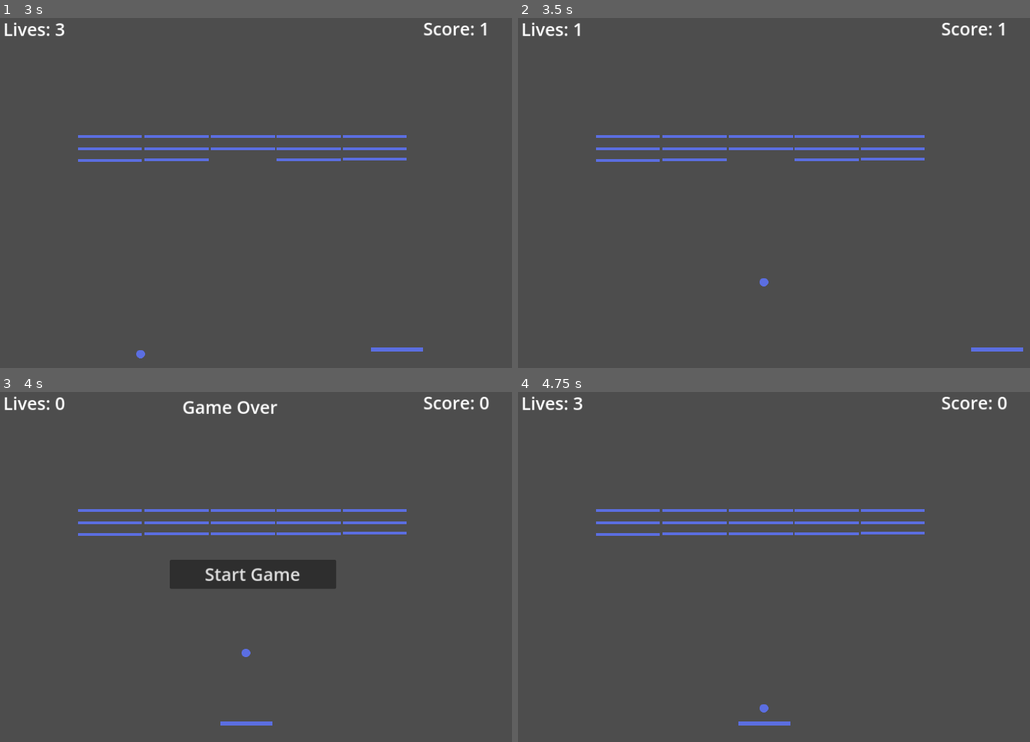
Above: before the commit, frames 1-4 (two rows, left to right).
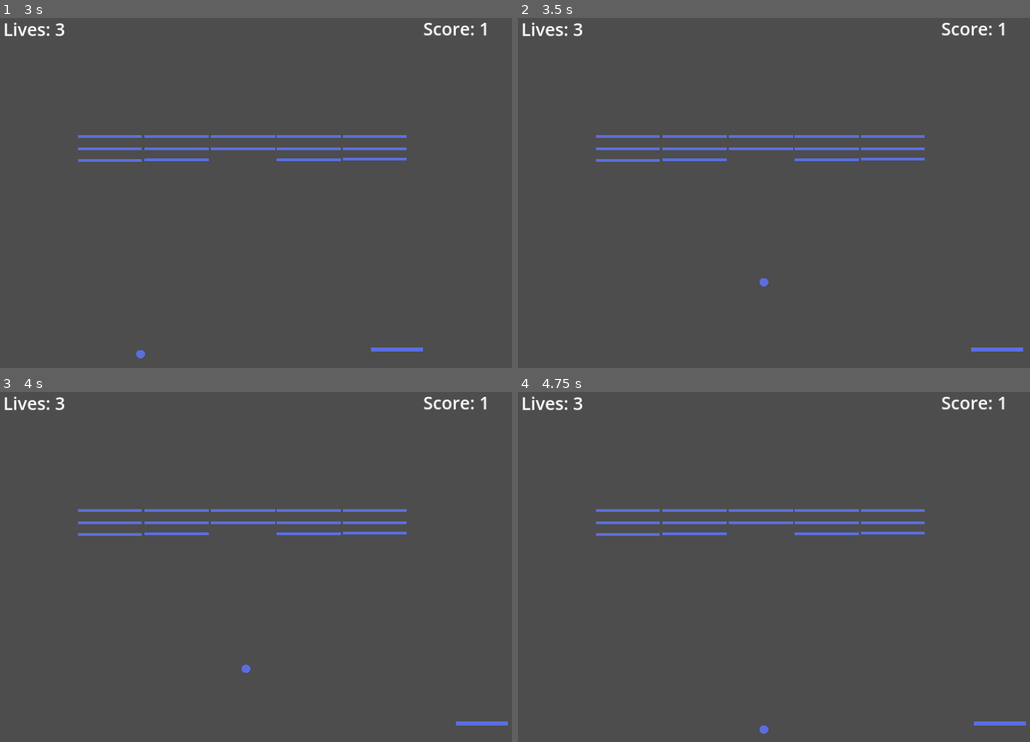
Above: after the commit, the same moments.

Repository: Dripcoding/godot-breakout2d
Game: Godot game, scene res://scenes/main.tscn
Same seed, same stepped clock (60 frames per second), same inputs: the game is played once before the commit and once after it.
Inputs (mouse positions are in pixels of both pictures, inside the frame that each line leads up to):
- Up to frame 1 (3 s): click "Start Game" at 0.5 s; tap Enter at 1.25 s; move the mouse to (368, 182) at 1.27 s; hold Right (move_right) 1.28-2 s; tap R (resume) at 1.35 s; click (368, 182) at 1.42 s; drag from (138, 221) to (outside the picture) at 2.02 s; tap Space at 2.75 s; move the mouse to (302, 116) at 2.77 s; hold Right (move_right) from 2.78 s (still down); hold Shift from 2.78 s (still down)
- Up to frame 2 (3.5 s): keep holding Right (move_right); keep holding Shift; tap R (resume) at 3.05 s
- Up to frame 3 (4 s): release Right (move_right) at 3.5 s; release Shift at 3.5 s; drag from (220, 654) to (81, 518) at 3.52 s
- Up to frame 4 (4.75 s): click (768, 574) at 4.25 s, where only the run before the commit has a clickable "Start Game"

Frame 1 is identical in both runs. In frame 2, less than 0.1% of the frame differs, in the area x 10-13%, y 1-6%; in frame 3, 3.4%, in the area x 10-100%, y 1-96%; in frame 4, 0.5%.

Commit message:
refactor

Diff:
--- a/code/ball_states/game_ready_state.gd
+++ b/code/ball_states/game_ready_state.gd
@@ -11,7 +11,9 @@
 
 func handle_physics(state: PhysicsDirectBodyState2D) -> void:
 	if state.linear_velocity == Vector2.ZERO:
-		ball_context.set_global_position(Vector2(get_ball_context().get_position().x, get_ball_context().get_position().y))
+		ball_context.set_global_position(
+			Vector2(get_ball_context().get_position().x, get_ball_context().get_position().y)
+		)
 		state.linear_velocity = Vector2(0, 350)
 	state.linear_velocity = state.linear_velocity.normalized() * get_speed()
 
@@ -19,5 +21,6 @@
 func get_speed() -> float:
 	return speed
 
+
 func get_ball_context() -> Ball:
 	return ball_context
--- a/code/hud.gd
+++ b/code/hud.gd
@@ -1,12 +1,9 @@
 extends CanvasLayer
-
 
 signal game_over
 signal game_start
 
-
 @export var player_lives: int = 3
-
 
 var score: int = 0
 
@@ -17,12 +14,12 @@
 
 func _on_ball_score() -> void:
 	score += 1
-	$ScoreLabel.text = 'Score: ' + str(score)
+	$ScoreLabel.text = "Score: " + str(score)
 
 
-func _on_ball_out_of_bounds(body:Node2D) -> void:
+func _on_ball_out_of_bounds() -> void:
 	player_lives -= 1
-	$PlayerLivesLabel.text = 'Lives: ' + str(player_lives)
+	$PlayerLivesLabel.text = "Lives: " + str(player_lives)
 
 	if player_lives == 0:
 		game_over.emit()
@@ -31,7 +28,7 @@
 func on_game_over() -> void:
 	$GameOverLabel.show()
 	$StartGameBtn.show()
-	$ScoreLabel.text = 'Score: 0'
+	$ScoreLabel.text = "Score: 0"
 
 
 func _on_start_game_btn_pressed():
@@ -45,7 +42,7 @@
 func on_game_start() -> void:
 	score = 0
 	player_lives = 3
-	$PlayerLivesLabel.text = 'Lives: ' + str(player_lives)
-	$ScoreLabel.text = 'Score: ' + str(score)
+	$PlayerLivesLabel.text = "Lives: " + str(player_lives)
+	$ScoreLabel.text = "Score: " + str(score)
 	$StartGameBtn.hide()
 	$GameOverLabel.hide()
--- a/code/main.gd
+++ b/code/main.gd
@@ -1,47 +1,48 @@
 extends Node
 
-@onready var is_game_over = false;
-@onready var has_game_started = false;
+@onready var is_game_over = false
+@onready var has_game_started = false
+
 
 func _ready() -> void:
 	get_tree().paused = true
 
 
 func _process(delta) -> void:
-	if Input.is_action_pressed('pause'):
+	if Input.is_action_pressed("pause"):
 		pause_game()
-	elif Input.is_action_just_pressed('resume'):
+	elif Input.is_action_just_pressed("resume"):
 		resume_game()
-	elif Input.is_action_just_pressed('quit'):
+	elif Input.is_action_just_pressed("quit"):
 		quit_game()
 
 
 func pause_game() -> void:
 	get_tree().paused = true
-	propagate_call('pause')
+	propagate_call("pause")
 
 
 func resume_game() -> void:
 	if has_game_started and not is_game_over:
 		get_tree().paused = false
-	propagate_call('resume')
+	propagate_call("resume")
 
 
 func quit_game() -> void:
 	has_game_started = false
 	is_game_over = true
 	get_tree().paused = true
-	propagate_call('quit')
+	propagate_call("quit")
 
 
 func _on_game_over() -> void:
 	is_game_over = true
 	get_tree().paused = true
-	propagate_call('on_game_over')
+	propagate_call("on_game_over")
 
 
 func _on_game_start():
 	has_game_started = true
 	is_game_over = false
 	get_tree().paused = false
-	propagate_call('on_game_start')
+	propagate_call("on_game_start")
--- a/scenes/ball.tscn
+++ b/scenes/ball.tscn
@@ -19,6 +19,12 @@
 contact_monitor = true
 linear_velocity = Vector2(0, 350)
 script = ExtResource("1_wak5b")
+brick_collision_rotation = null
+player_collision_rotation = null
+wall_collision_rotation = null
+normal_velocity = null
+position_x_initial = null
+position_y_initial = null
 
 [node name="Sprite2D" type="Sprite2D" parent="."]
 texture = ExtResource("2_w5ual")
--- a/test/integration/test_main_integration.gd
+++ b/test/integration/test_main_integration.gd
@@ -15,7 +15,8 @@
 
 	for brick in brick_grid.bricks:
 		brick.free()
-	main.free()
+
+	add_child_autofree(main)
 	assert_no_new_orphans()
 
 
@@ -243,7 +244,7 @@
 
 func collide_with_brick(brick) -> void:
 	var ball = get_node("Main/Ball")
-	ball._on_body_entered(brick)
+	ball.emit_signal("body_entered", brick)
 
 
 func collide_with_out_of_bounds_area() -> void:
--- a/test/unit/test_ball.gd
+++ b/test/unit/test_ball.gd
@@ -10,7 +10,8 @@
 
 func after_each():
 	var ball = get_node("Ball")
-	ball.free()
+	autoqfree(ball)
+	assert_no_new_orphans()
 
 
 func test_ball_exists():
@@ -60,7 +61,7 @@
 	var brick = Node2D.new()
 	brick.add_to_group("brick")
 	watch_signals(ball)
-	ball._on_body_entered(brick)
+	ball.emit_signal("body_entered", brick)
 	assert_signal_emitted(ball, "score")
 	assert_signal_emit_count(ball, "score", 1)
 	brick.free()
@@ -69,12 +70,15 @@
 func test_ball_collides_with_wall():
 	var ball = get_node("Ball")
 	var wall = Node2D.new()
+	var brick = Node2D.new()
+
 	wall.add_to_group("wall")
-	ball._on_body_entered(wall)
+	ball.emit_signal("body_entered", wall)
 	assert_eq(
 		ball.ball_state, ball.wall_state, "Ball state is not wall_state after colliding with a wall"
 	)
 	wall.free()
+	brick.free()
 
 
 func test_ball_out_of_bounds():
@@ -86,7 +90,7 @@
 		ball.out_of_bounds_state,
 		"Ball state is not out_of_bounds_state after going out of bounds"
 	)
-	body.free()
+	autoqfree(body)
 
 
 func test_ball_pause():
--- a/test/unit/test_brick_grid.gd
+++ b/test/unit/test_brick_grid.gd
@@ -10,7 +10,8 @@
 
 func after_each():
 	var brick_grid = get_node("BrickGrid")
-	brick_grid.free()
+	autoqfree(brick_grid)
+	assert_no_new_orphans()
 
 
 func test_brick_grid_node_exists():
--- a/test/unit/test_hud.gd
+++ b/test/unit/test_hud.gd
@@ -10,7 +10,8 @@
 
 func after_each():
 	var hud = get_node("Hud")
-	hud.free()
+	autofree(hud)
+	assert_no_new_orphans()
 
 
 func test_hud_exists():
@@ -127,6 +128,7 @@
 	var start_game_btn = get_node("Hud/StartGameBtn")
 	assert_not_null(start_game_btn, "Start game button does not exist")
 	assert_true(start_game_btn.visible, "Start game button is not visible")
+	body.free()
 
 
 func test_start_button_hidden_on_game_start():
--- a/test/unit/test_main.gd
+++ b/test/unit/test_main.gd
@@ -16,7 +16,8 @@
 	for brick in brick_grid.bricks:
 		brick.free()
 
-	main.free()
+	autoqfree(main)
+	assert_no_new_orphans()
 
 
 func test_main_exists():
--- a/test/unit/test_player.gd
+++ b/test/unit/test_player.gd
@@ -10,7 +10,8 @@
 
 func after_each():
 	var player = get_node("Player")
-	player.free()
+	autoqfree(player)
+	assert_no_new_orphans()
 
 
 func test_player_exists():
